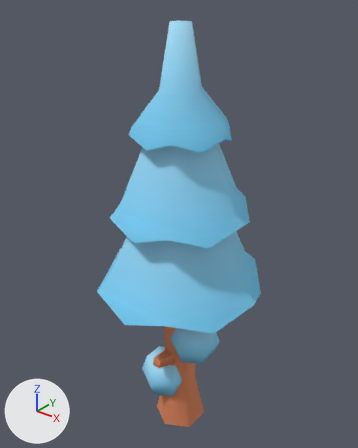
An edit to the glTF model models/tree.glb, drawn before and after from the same camera.
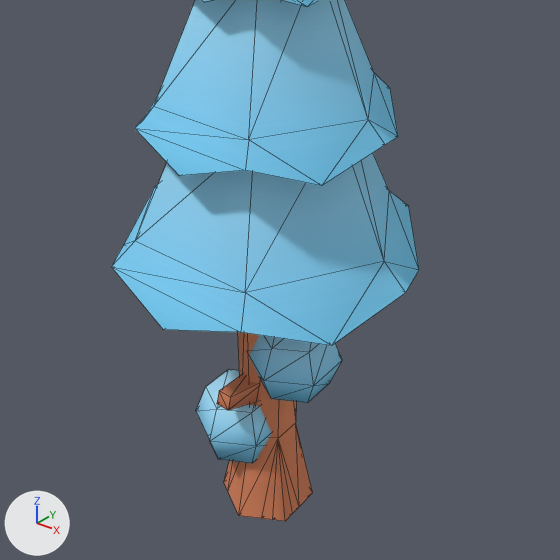
There are two pictures of each version: one whole from a 50 mm camera at (1.45, -1.82, 2.43) aimed at (-0.05, 0.05, 1.27), one close up on the part from 11% to 94% of the width and 33% to 100% of the height. The lights are fixed; the arrows at lower left show +X, +Y and +Z. The first two pictures are the older version. The close-ups show mesh edges as thin lines. Vertices at exactly the same position are counted once.

The first close-up shows 'tree-high'.
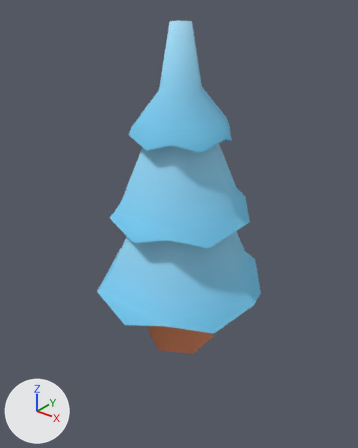
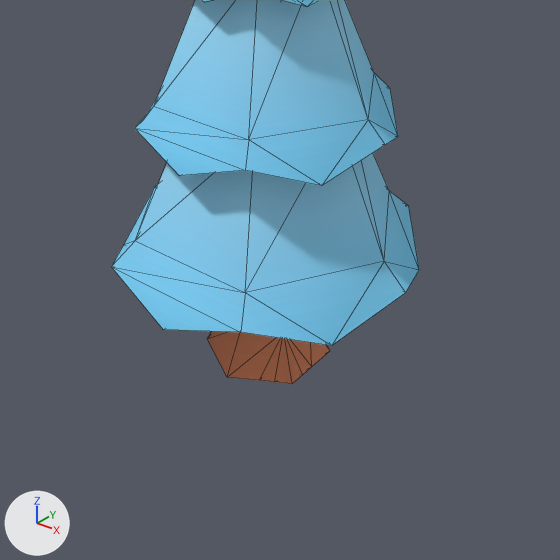
The newer file is also turned or shifted as a whole; pictures and numbers use the older file's frame.

Changed parts and their boxes (x1, y1, x2, y2) in the close-ups (560 x 560 px):
'tree-high', reshaped
    before: (112, 0, 419, 521)
    after: (112, 0, 419, 384)
part 1 of me_tree_high, deleted (blue)
    before: (196, 369, 271, 463)
part 2 of me_tree_high, deleted (brown)
    before: (217, 373, 259, 410)
part 3 of me_tree_high, cut back
    before: (224, 332, 342, 521)
    after: (207, 331, 330, 384)

The edits, one by one:
me_tree_high is used by ob_tree_high; location (0.0, 0.0, 0.0).
me_tree_high had 157 vertices, 266 faces and spanned x -0.46..0.46, y -0.44..0.44, z 0.0..2.28.
me_tree_high now has 103 vertices, 182 faces and spans x -0.46..0.46, y -0.44..0.44, z 0.6..2.28.
me_tree_high part 1: the loose piece of 18 vertices spanning x -0.19..0.06, y -0.21..0.09, z 0.22..0.42 is deleted.
me_tree_high part 2: the loose piece of 8 vertices spanning x -0.05..0.03, y -0.21..-0.03, z 0.43..0.53 is deleted.
Part 3, on me_tree_high:
39 vertices are removed from x -0.13..0.2, y -0.16..0.15, z 0.0..0.94.
72 faces are deleted.
3 vertices move from x 0.2..0.23, y -0.08..0.06, z 0.53..0.62 to x 0.12..0.17, y -0.12..0.1, z 0.6.
19 vertices are added at x -0.17..0.17, y -0.19..0.19, z 0.6..1.02.
40 new faces join them.
Other edits to the shape of me_tree_high do not show in these pictures.
